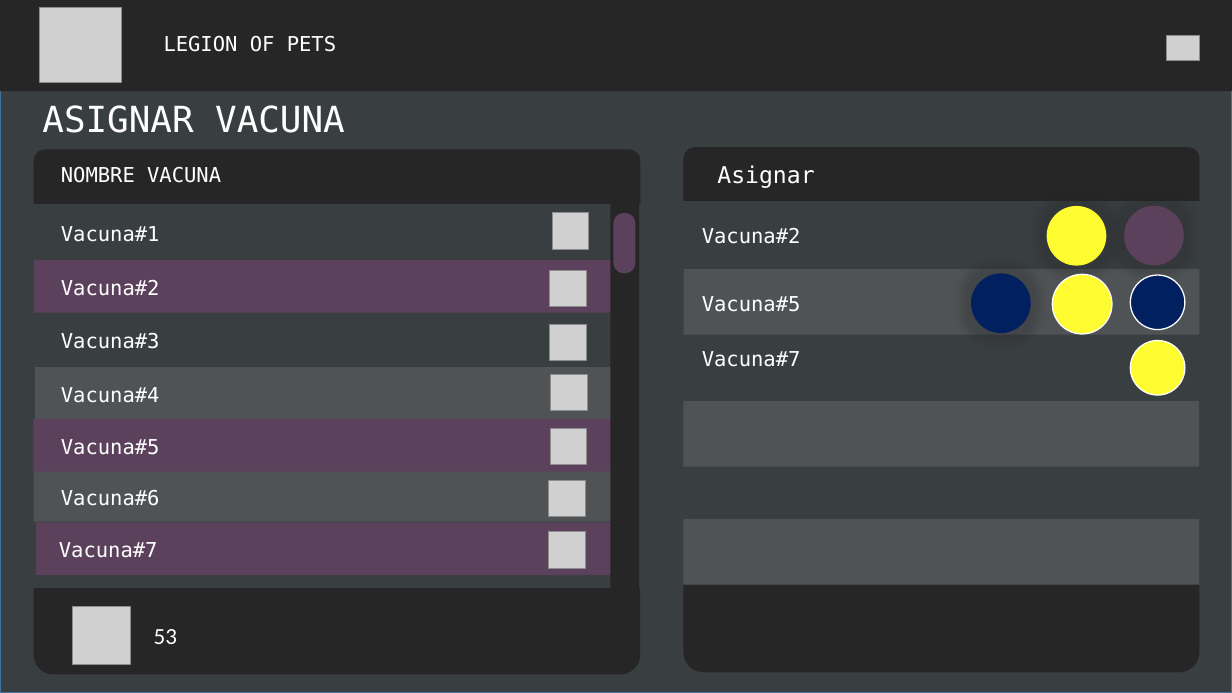
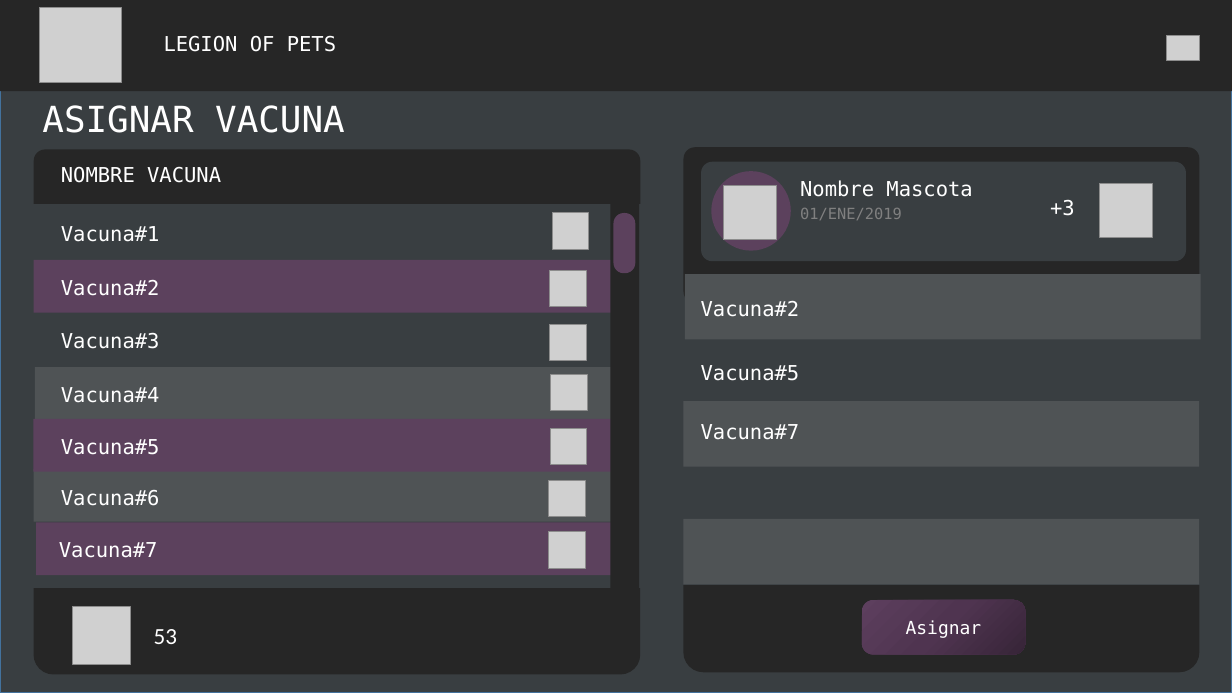
Before and after one commit to fafi-svg/App_web_vacunas, a slide deck: slide 28 of Documents_Desing/Diseños_veterinaria_vacunas.pptx. Drawn at 1232x693 pixels with LibreOffice and Linux fonts; fonts in the diff are those of the drawing; grey boxes stand for pictures. Boxes give left, top, right and bottom in pixels: in the first picture for what was removed or moved away, otherwise in the second. Text is boxed around its words. In the diff, an @@ line names an element or a change of style, - is before the commit and + after.

Commit message:
Gestion(Asinar Vacuna)[CSS:90%-PHP:90%-JS:80%]

```diff
--- a/Documents_Desing/Diseños_veterinaria_vacunas.pptx
+++ b/Documents_Desing/Diseños_veterinaria_vacunas.pptx
@@ rounded rectangle: place and size @@
-rounded rectangle at box(684, 147, 1200, 215)
+rounded rectangle at box(684, 147, 1200, 303)
@@ rounded rectangle at box(684, 147, 1200, 303): proportions changed @@
@@ group added at box(701, 162, 1187, 262): 2 texts, 1 rounded rectangle, 1 ellipse, 1 picture @@
+Nombre Mascota
+01/ENE/2019
@@ ellipse removed at box(1047, 206, 1107, 266) @@
@@ text added at box(1050, 200, 1075, 216), 16 pt, text #FFFFFF @@
++3
@@ picture added at box(1100, 184, 1153, 238) @@
@@ ellipse removed at box(1125, 206, 1185, 266) @@
@@ rectangle: place and size @@
-rectangle at box(684, 269, 1200, 335)
+rectangle at box(685, 274, 1201, 340)
@@ text "Vacuna#2": place and size @@
-text "Vacuna#2" at box(702, 228, 801, 244)
+text "Vacuna#2" at box(701, 301, 800, 317)
@@ ellipse removed at box(971, 274, 1031, 334) @@
@@ ellipse removed at box(1053, 274, 1113, 335) @@
@@ ellipse removed at box(1130, 275, 1185, 330) @@
@@ rounded rectangle: place and size @@
-rounded rectangle at box(684, 202, 1200, 585)
+rounded rectangle at box(684, 349, 1200, 585)
@@ text "Vacuna#5": place and size @@
-text "Vacuna#5" at box(702, 296, 801, 312)
+text "Vacuna#5" at box(701, 365, 800, 381)
@@ ellipse removed at box(1130, 341, 1185, 396) @@
@@ text "Vacuna#7": place and size @@
-text "Vacuna#7" at box(702, 351, 801, 367)
+text "Vacuna#7" at box(701, 424, 800, 440)
@@ rounded rectangle "Asignar": place and size @@
-rounded rectangle "Asignar" at box(717, 165, 814, 188)
+rounded rectangle "Asignar" at box(862, 600, 1026, 654)
@@ rounded rectangle "Asignar" at box(862, 600, 1026, 654): size 18 to 14 pt; alignment left to centre; vertical alignment top to middle; fill none to gradient #382538 to #4F3550 to #5E3F5F @@
```
Also in this commit, not shown: 1 other slide changed, 20 other files.
